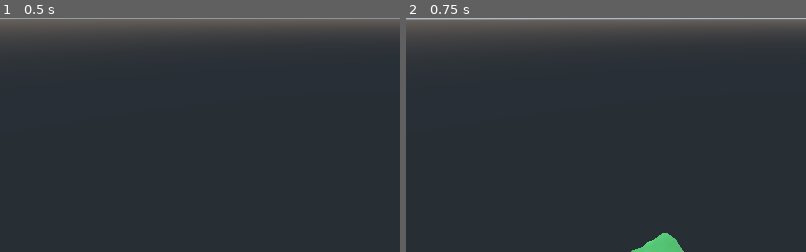
Above: before the commit, frames 1-2 (left to right).
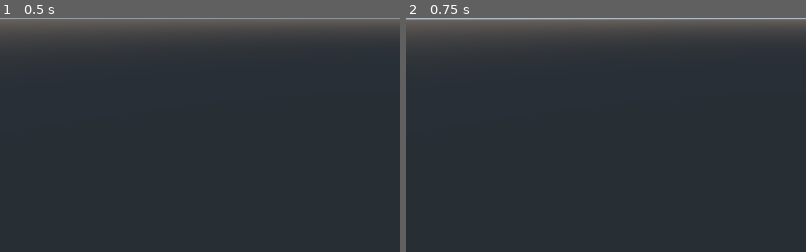
Above: after the commit, the same moments.

Repository: matmas/terrain3d
Game: Godot game, scene res://main.tscn
Two runs of this game, one before a commit and one after it. Both use one fixed random seed, a clock stepped at 60 frames per second and the inputs below.
Inputs (mouse positions are % of the whole screen's width and height, from its top left):
- Up to frame 1 (0.5 s): no input
- Up to frame 2 (0.75 s): tap Enter at 0.5 s; move the mouse to (55, 50) at 0.52 s; hold W (movement_forward) from 0.53 s (still down)
The pictures show only the part of the screen within x 0-50%, y 50-100%; the shares and areas given below are measured in that part.

Frame 1 is identical in both runs. In frame 2, 0.6% of the frame differs, in the area x 56-70%, y 91-100%.

Commit message:
Add terrain curve parameter

Diff:
--- a/chunk.gd
+++ b/chunk.gd
@@ -36,7 +36,6 @@
 	mesh_instance.mesh = mesh
 	mesh_instance.cast_shadow = GeometryInstance.SHADOW_CASTING_SETTING_OFF
 #	mesh_instance.create_trimesh_collision()
-#	OS.delay_msec(500)
 
 
 func _ready():
@@ -44,4 +43,9 @@
 
 
 func _height(point) -> float:
-	return noise.get_noise_3d(x * SIZE + point.x, 0, z * SIZE + point.y) * 80
+	var value = noise.get_noise_3d(x * SIZE + point.x, 0, z * SIZE + point.y)  # from -1.0 to 1.0
+	value = (value + 1.0) * 0.5  # from 0.0 to 1.0
+	value = ease(value, terrain.curve)
+	value = value * 2.0 - 1.0  # from -1.0 to 1.0
+	value *= 80
+	return value
--- a/main.tscn
+++ b/main.tscn
@@ -19,6 +19,7 @@
 
 [node name="Terrain" type="Spatial" parent="."]
 script = ExtResource( 2 )
+curve = -0.5
 noise = SubResource( 1 )
 
 [node name="CanvasLayer" type="CanvasLayer" parent="."]
--- a/terrain.gd
+++ b/terrain.gd
@@ -5,8 +5,8 @@
 onready var player = $"../Player"
 
 export(int, 1, 20) var radius = 8
+export(float, EASE) var curve = 1 setget _set_curve
 export(OpenSimplexNoise) var noise setget _set_noise
-
 
 var observer_thread := Thread.new()
 var semaphore := BinarySemaphore.new()
@@ -135,6 +135,11 @@
 	should_refresh_mutex.unlock()
 
 
+func _set_curve(value):
+	curve = value
+	_set_refresh(true)
+
+
 func _set_noise(value):
 	noise = value
 	_set_refresh(true)
